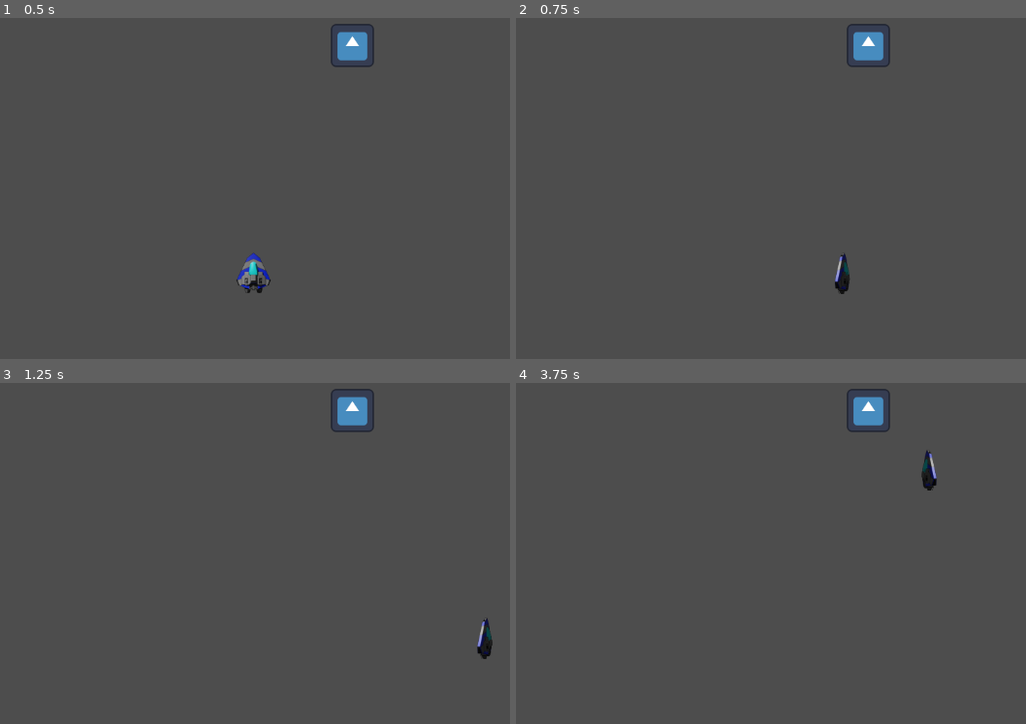
Above: before the commit, frames 1-4 (two rows, left to right).
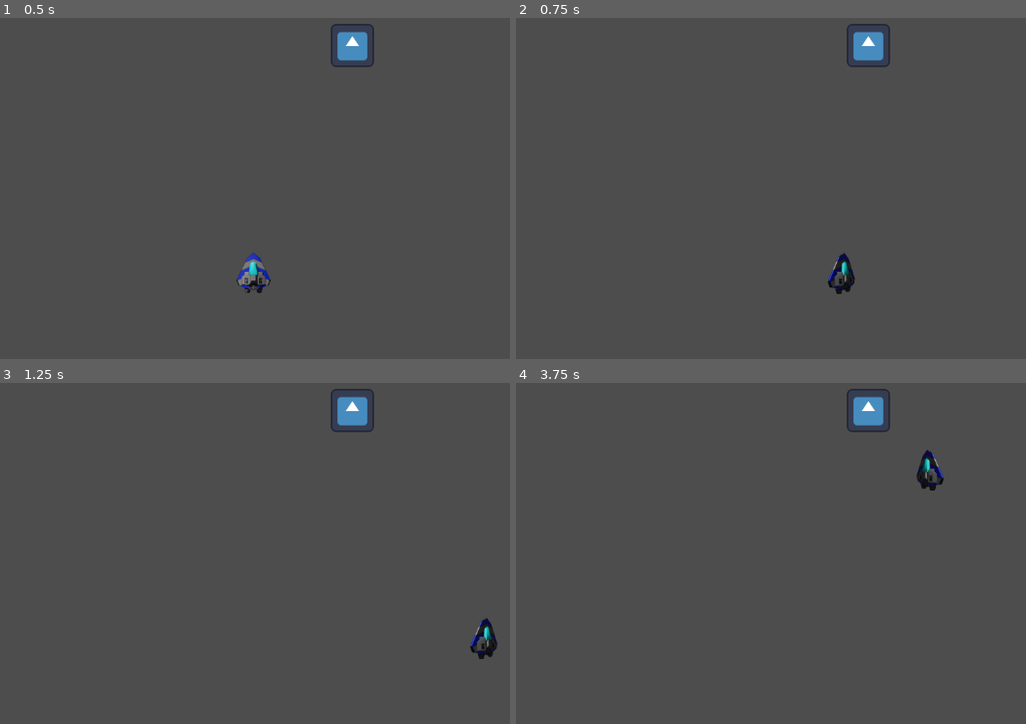
Above: after the commit, the same moments.

Repository: chessisme/Game
Game: Godot game, scene res://Scenes/Level.tscn
Two runs of this game, one before a commit and one after it. Both use one fixed random seed, a clock stepped at 60 frames per second and the inputs below. The engine's default icon, where the game draws it, is replaced by a stand-in: a white triangle on a blue panel in a dark square.
Inputs:
- Up to frame 1 (0.5 s): no input
- Up to frame 2 (0.75 s): tap Enter at 0.5 s; hold D (Move Right) from 0.53 s (still down); hold Space (Dodge) from 0.53 s (still down)
- Up to frame 3 (1.25 s): keep holding D (Move Right); keep holding Space (Dodge)
- Up to frame 4 (3.75 s): release D (Move Right) at 1.28 s; release Space (Dodge) at 1.28 s; hold S (Move Backward) 1.28-2.03 s; tap Space (Dodge) at 1.35, 2, 2.85 s; hold D (Move Right) 2.03-2.78 s; hold Space (Dodge) 2.03-2.78 s; tap Enter at 2.75 s; hold W (Move Forward) 2.78-3.53 s; hold A (Move Left) from 3.53 s (still down); hold Space (Dodge) from 3.53 s (still down)

Frame 1 is identical in both runs. In frame 2, 0.3% of the frame differs, in the area x 61-67%, y 69-81%; in frame 3, 0.3%, in the area x 92-98%, y 69-81%; in frame 4, 0.3%.

Commit message:
fixed animation timing

Diff:
--- a/Scenes/player.gd
+++ b/Scenes/player.gd
@@ -39,7 +39,7 @@
 		if(player_movement_vector.x < 0):
 			animation_player.flip_h = true
 		if(abs(player_movement_vector.x) > 0.5):
-			animation_player.set_frame(4)
+			animation_player.set_frame(3)
 		animation_player.play("Flip")
 
 	#Animate the ship side to side
Not shown, changed: playership.blend
Not shown, changed: playership.blend1
